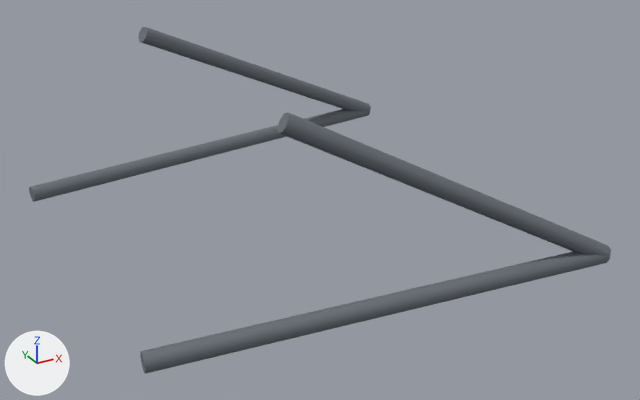
Renders of the glTF model public/models/parts/kaeferkraft-reinforced_frame.glb from each side of a commit.
Rendered twice from a 50 mm camera at (-1.065, -2.147, 2.109) aimed at (0.081, -0.064, 1.067). Arrows for +X, +Y and +Z are at lower left; the lights stay in place. The older version comes first. Where no turn or scale is listed for an object, it has been applied to the vertices. Vertices at exactly the same position are counted once.

The scene before the commit, as lines of its bpy script (objects in view):
```python
me_mesh_0 = bpy.data.meshes.new('Mesh_0')
me_mesh_0.from_pydata(...)  # 20 vertices, 32 faces; spans x -0.644..0.644, y -0.089..0.089, z -0.043..0.043
me_mesh_0.materials.append(mat_grey)  # grey #6a7078
me_mesh_1 = bpy.data.meshes.new('Mesh_1')
me_mesh_1.from_pydata(...)  # 20 vertices, 32 faces; spans x -0.458..0.458, y -0.09..0.09, z -0.231..0.231
me_mesh_1.materials.append(mat_grey_001)  # grey #6a7078
me_mesh_3 = bpy.data.meshes.new('Mesh_3')
me_mesh_3.from_pydata(...)  # 20 vertices, 32 faces; spans x -0.448..0.448, y -0.108..0.108, z -0.254..0.254
me_mesh_3.materials.append(mat_grey_003)  # grey #6a7078
ob_waist = bpy.data.objects.new('Waist', me_mesh_0)
ob_waist.location = (0.012, 0.547, 1.045)
ob_waisttofronttop = bpy.data.objects.new('WaistToFrontTop', me_mesh_1)
ob_waisttofronttop.location = (0.207, 0.545, 1.272)
ob_waisttofronttop_001 = bpy.data.objects.new('WaistToFrontTop.001', me_mesh_3)
ob_waisttofronttop_001.location = (0.196, -0.564, 1.248)
# also in view: 'Waist.001' at (0.01, -0.584, 1.008)
```
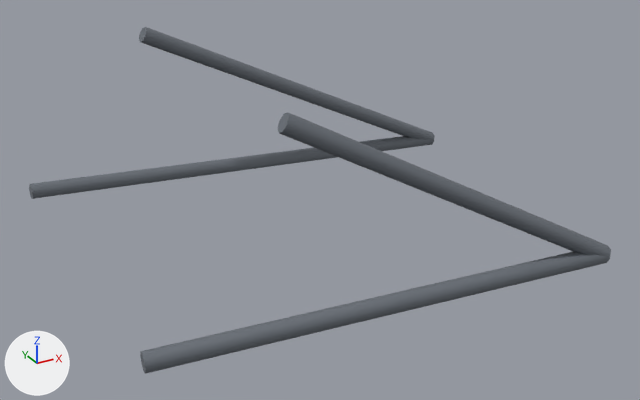
Where the newer file only moved an object's origin or applied its transform, the numbers keep the older frame.

What differs and where, as boxes (x1, y1, x2, y2) in the pictures (640 x 400 px):
'Waist', reshaped (19% wider, 32% shorter): before (29, 109, 370, 202); after (29, 136, 434, 199)
'WaistToFrontTop', reshaped (27% wider, 32% taller): before (138, 27, 371, 113); after (139, 27, 435, 141)

Diff of the bpy script that builds the scene:
```diff
--- a/public/models/parts/kaeferkraft-reinforced_frame.glb.py
+++ b/public/models/parts/kaeferkraft-reinforced_frame.glb.py
@@ me_mesh_0 @@
 # used by ob_waist; location = (0.012, 0.547, 1.045)
-me_mesh_0.from_pydata(...)  # 20 vertices, 32 faces; spans x -0.644..0.644, y -0.089..0.089, z -0.043..0.043
+me_mesh_0.from_pydata(...)  # 20 vertices, 32 faces; spans x -0.644..0.869, y -0.082..-0.023, z -0.128..0.014
+# me_mesh_0 part 1: 20 of 20 vertices moved; they spanned x -0.644..0.644, y -0.089..0.089, z -0.043..0.043 and now span x -0.644..0.869, y -0.082..-0.023, z -0.128..0.014; mean shift (0.112, -0.053, -0.057)
 me_mesh_0.materials.append(mat_grey)
@@ me_mesh_1 @@
 # used by ob_waisttofronttop; location = (0.207, 0.545, 1.272)
-me_mesh_1.from_pydata(...)  # 20 vertices, 32 faces; spans x -0.458..0.458, y -0.09..0.09, z -0.231..0.231
+me_mesh_1.from_pydata(...)  # 20 vertices, 32 faces; spans x -0.458..0.683, y -0.09..-0.022, z -0.352..0.231
+# me_mesh_1 part 2: 19 of 20 vertices moved; they spanned x -0.458..0.458, y -0.09..0.09, z -0.231..0.231 and now span x -0.458..0.683, y -0.09..-0.022, z -0.352..0.231; mean shift (0.118, -0.059, -0.063); largest move (0.445, 0.09, -0.205) -> (0.672, -0.022, -0.329)
 me_mesh_1.materials.append(mat_grey_001)
```
